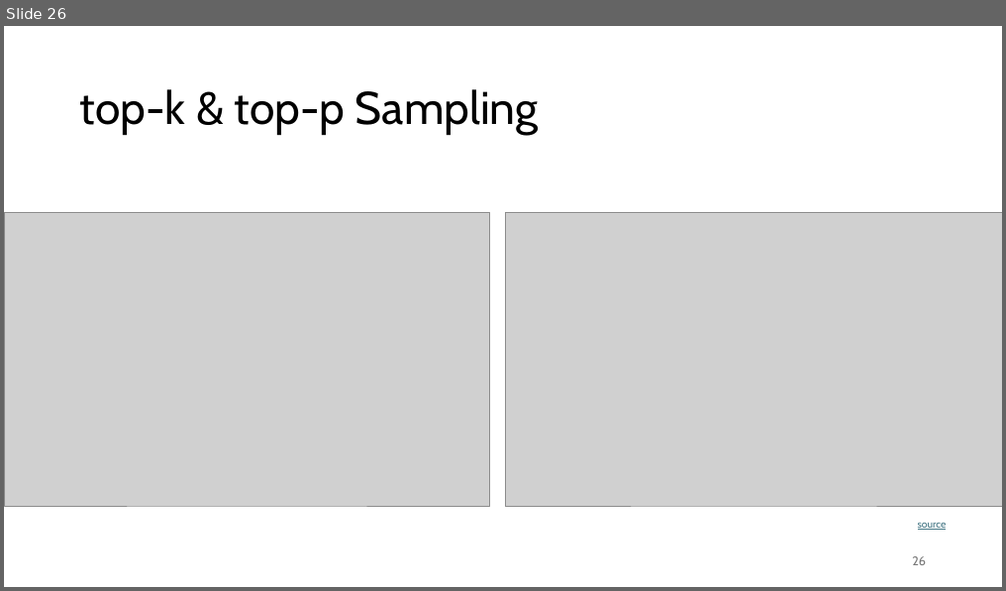
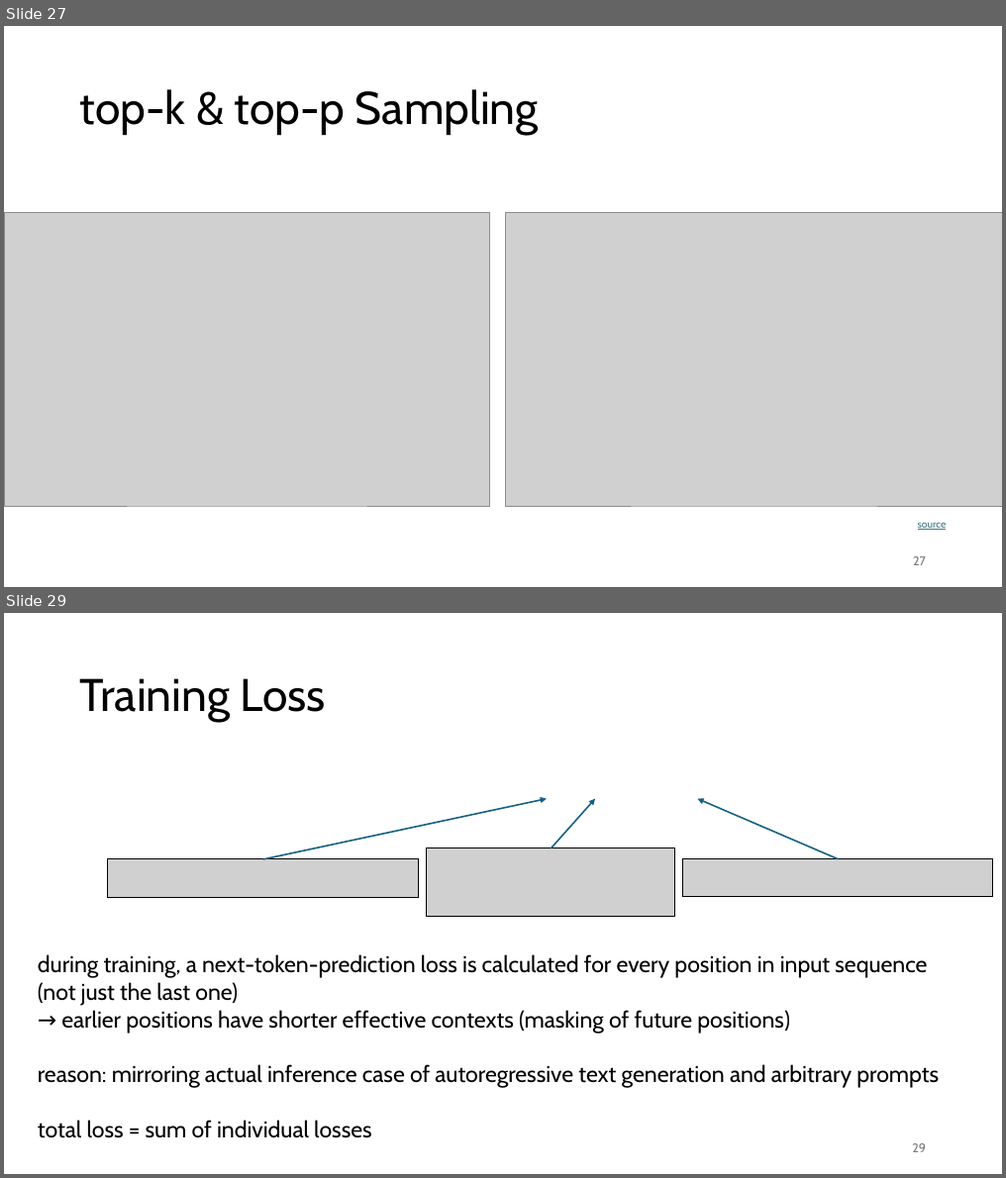
Before and after one commit to FelixWick/language_models, a slide deck: slides/2_transformer.pptx. Shown one above the other, each under a label of ours: slide 26 before the commit, slides 27 and 29 after it; the slides between them are not shown. The pictures are 1006x591 and 1006x1178 pixels, drawn with LibreOffice and Linux fonts; fonts in the diff are those of the drawing; grey boxes stand for pictures. Boxes give left, top, right and bottom in pixels: in the first picture for what was removed or moved away, otherwise in the second. Text is boxed around its words. In the diff, an @@ line names an element or a change of style, - is before the commit and + after.

```diff
--- a/slides/2_transformer.pptx
+++ b/slides/2_transformer.pptx
@@ slide 29 added at box(4, 613, 1002, 1174), background #FFFFFF @@
@@ title added at box(80, 678, 326, 722), 44 pt, text #000000 @@
+Training Loss
@@ arrow added from (263, 860) to (547, 799), #156082 1.5 pt @@
@@ arrow added from (551, 849) to (595, 799), #156082 1.5 pt @@
@@ arrow added from (838, 860) to (697, 799), #156082 1.5 pt @@
@@ picture added at box(427, 849, 675, 917) @@
@@ picture added at box(108, 860, 419, 897) @@
@@ picture added at box(683, 860, 993, 897) @@
@@ text added at box(38, 955, 939, 1139), 22 pt, text #000000 @@
+during training, a next-token-prediction loss is calculated for every position in input sequence (not just the last one)
+→ earlier positions have shorter effective contexts (masking of future positions)
+reason: mirroring actual inference case of autoregressive text generation and arbitrary prompts
+total loss = sum of individual losses
@@ page number added at box(912, 1144, 926, 1153), 12 pt, text #797979 @@
+29
@@ what was slide 26 is now slide 27 @@
@@ page number at box(913, 557, 926, 566): text changed @@
-26
+27
```
Also in this commit, not shown: 11 slides changed, 11 other slides added, 2 slides removed, 4 other files.
